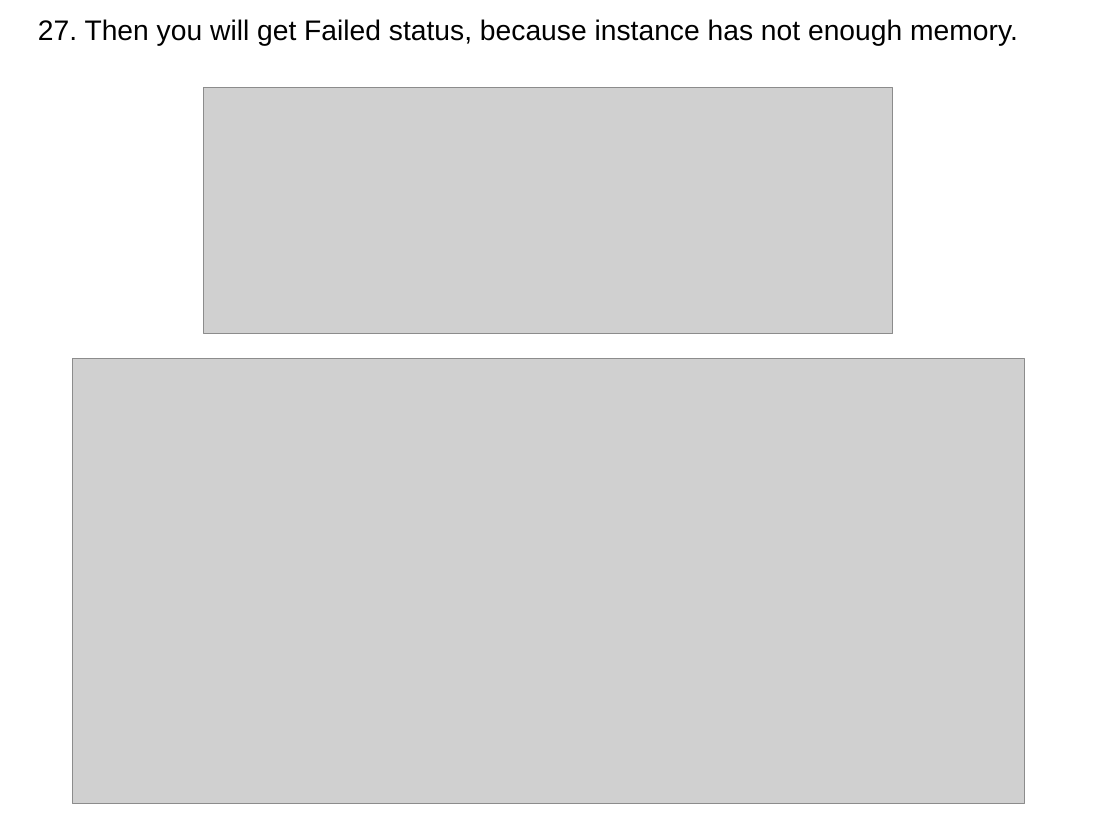
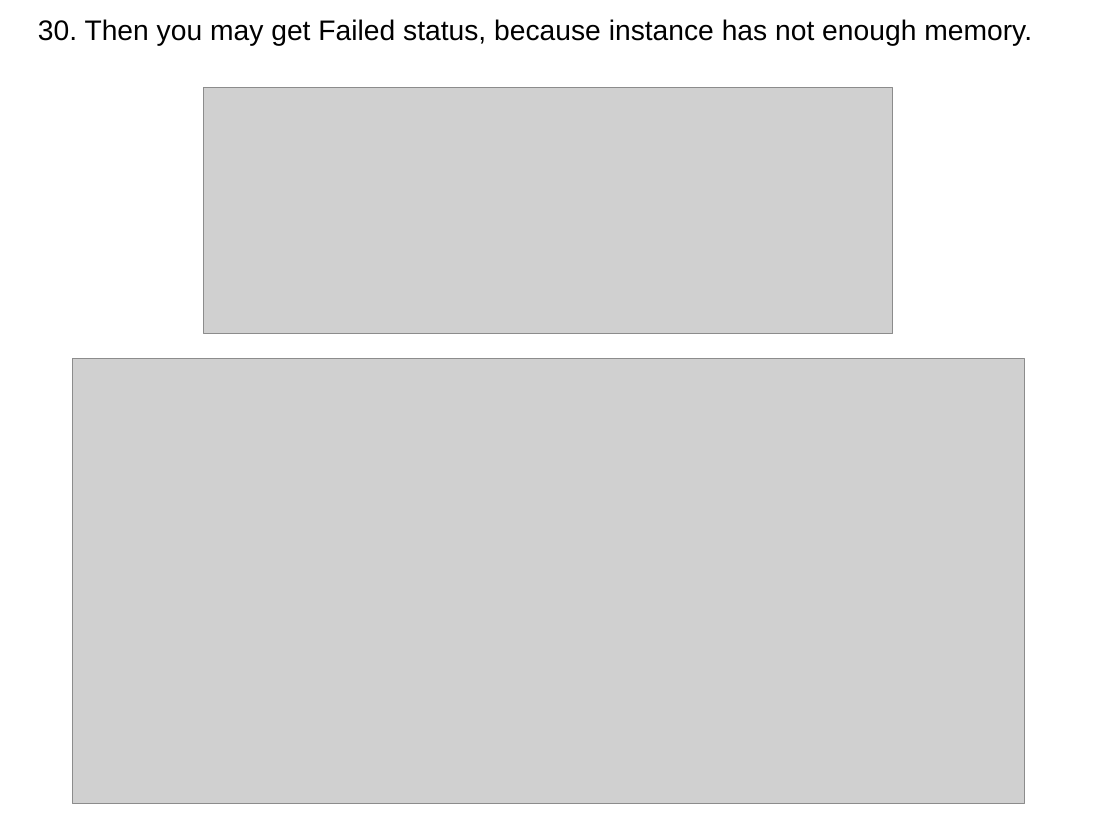
Before and after one commit to j-avdeev/Cloud-Computing-Technology, a slide deck: slide 21 of CCT - lec4 - AWS-RDS DMS.odp (slide 22 before the commit). Drawn at 1120x840 pixels with LibreOffice and Linux fonts; fonts in the diff are those of the drawing; grey boxes stand for pictures. Boxes give left, top, right and bottom in pixels: in the first picture for what was removed or moved away, otherwise in the second. Text is boxed around its words. In the diff, an @@ line names an element or a change of style, - is before the commit and + after.

```diff
--- a/CCT - lec4 - AWS-RDS DMS.odp
+++ b/CCT - lec4 - AWS-RDS DMS.odp
@@ text at <box>38,19,1032,46</box>: text changed @@
-27. Then you will get Failed status, because instance has not enough memory.
+30. Then you may get Failed status, because instance has not enough memory.
```
Also in this commit, not shown: 2 other slides changed, 1 slide removed, 4 other files.
